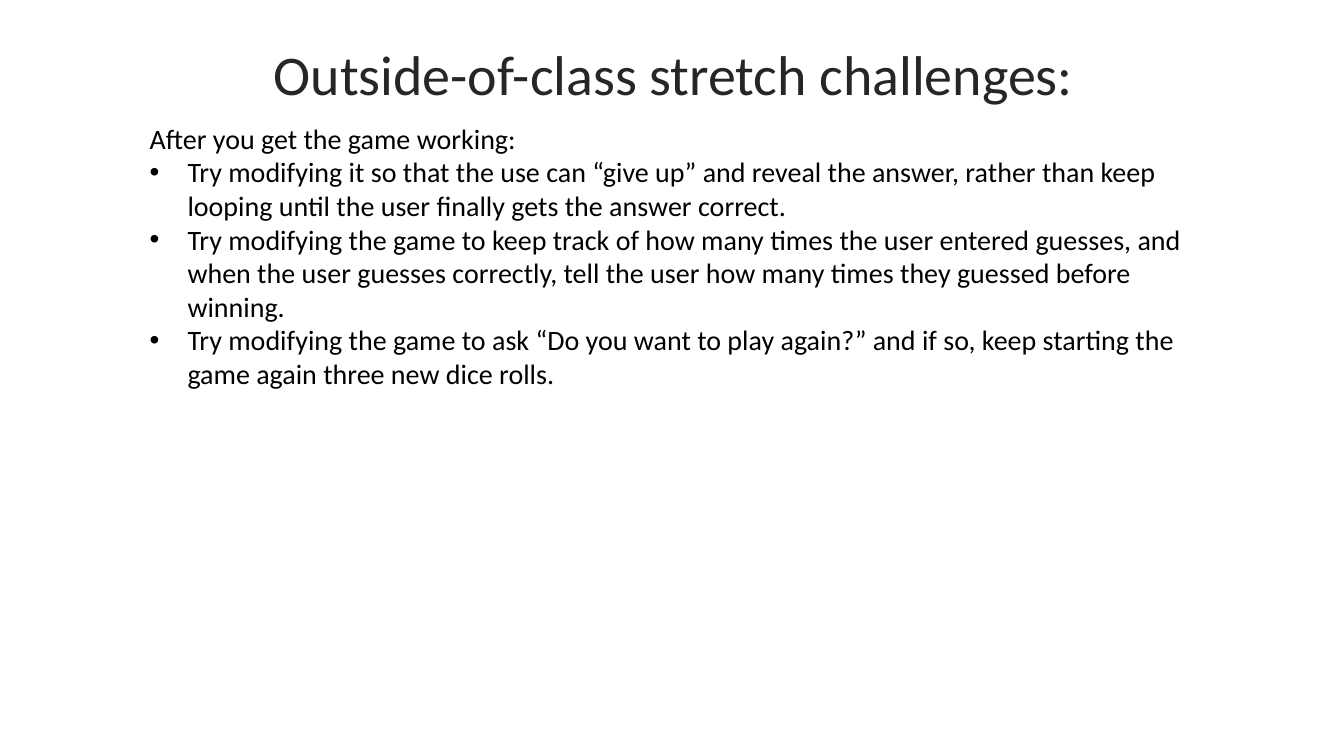
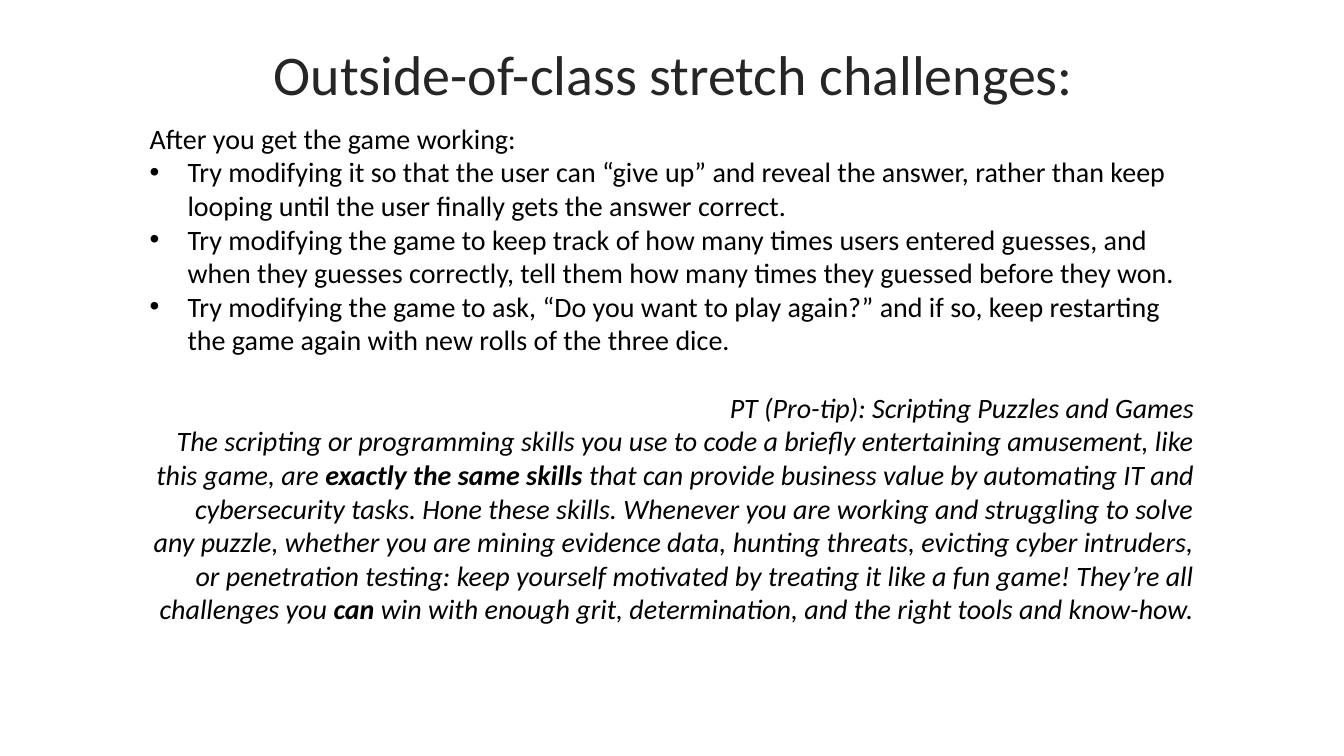
Before and after one commit to byui-cyber360/content, a slide deck: slide 23 of CYBER360-2.7-2.A-Control-Structures.pptx. Drawn at 1344x756 pixels with LibreOffice and Linux fonts; fonts in the diff are those of the drawing. Boxes give left, top, right and bottom in pixels: in the first picture for what was removed or moved away, otherwise in the second. Text is boxed around its words. In the diff, an @@ line names an element or a change of style, - is before the commit and + after.

```diff
--- a/CYBER360-2.7-2.A-Control-Structures.pptx
+++ b/CYBER360-2.7-2.A-Control-Structures.pptx
@@ text at (154,162,1194,624): text changed; italic on @@
-• Try modifying it so that the use can “give up” and reveal the answer, rather than keep looping until the user finally gets the answer correct.
-• Try modifying the game to keep track of how many times the user entered guesses, and when the user guesses correctly, tell the user how many times they guessed before winning.
-• Try modifying the game to ask “Do you want to play again?” and if so, keep starting the game again three new dice rolls.
+• Try modifying it so that the user can “give up” and reveal the answer, rather than keep looping until the user finally gets the answer correct.
+• Try modifying the game to keep track of how many times users entered guesses, and when they guesses correctly, tell them how many times they guessed before they won.
+• Try modifying the game to ask, “Do you want to play again?” and if so, keep restarting the game again with new rolls of the three dice.
+PT (Pro-tip): Scripting Puzzles and Games
+The scripting or programming skills you use to code a briefly entertaining amusement, like this game, are exactly the same skills that can provide business value by automating IT and cybersecurity tasks. Hone these skills. Whenever you are working and struggling to solve any puzzle, whether you are mining evidence data, hunting threats, evicting cyber intruders, or penetration testing: keep yourself motivated by treating it like a fun game! They’re all challenges you can win with enough grit, determination, and the right tools and know-how.
```
Also in this commit, not shown: 15 other slides changed, 4 slides added, 22 other files.
